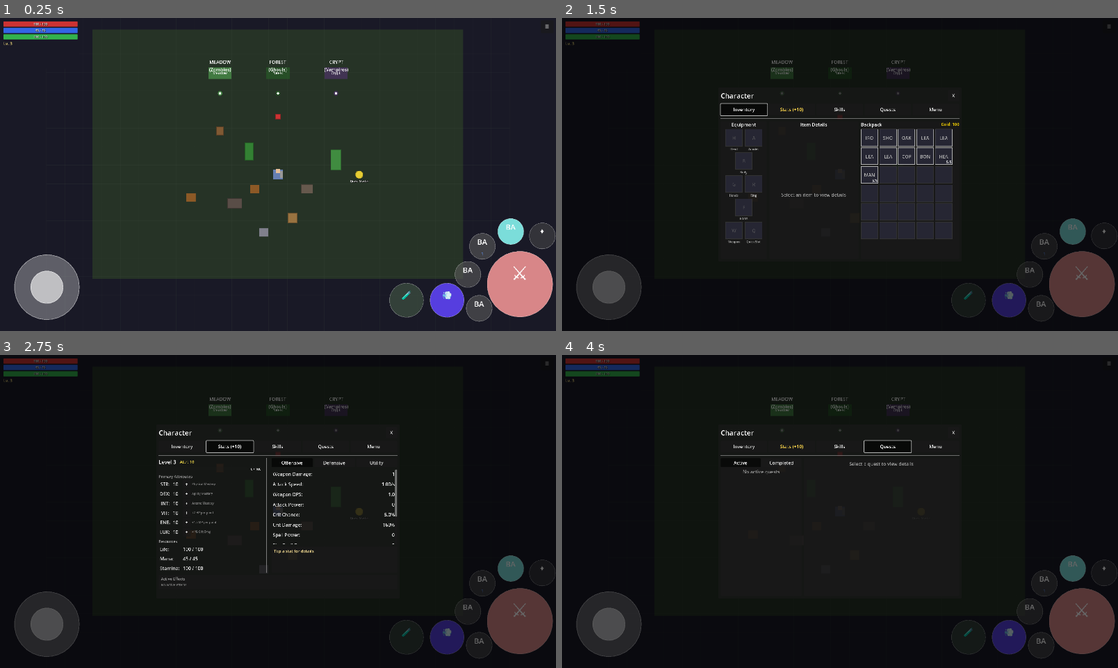
Above: before the commit, frames 1-4 (two rows, left to right).
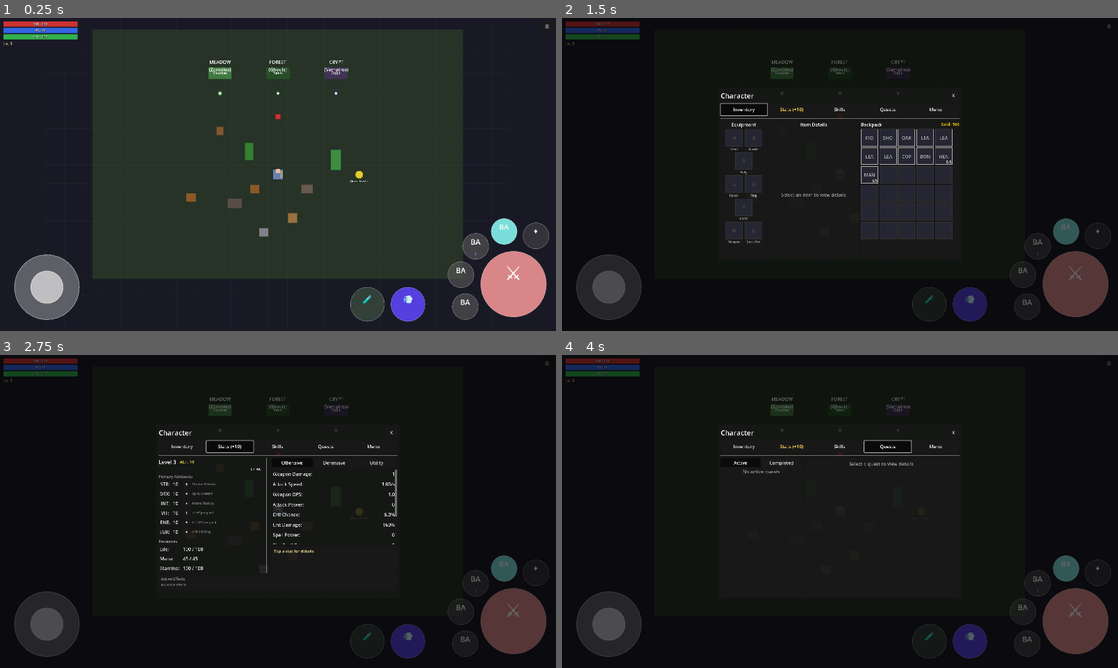
Above: after the commit, the same moments.

Repository: MatousHruska/MobileTestia
Game: Godot game, scene res://scenes/world/test_zone.tscn
The game is run twice, just before and just after one commit, with the same random seed, the same clock (stepped at 60 frames per second) and the same inputs.
Inputs:
- Up to frame 1 (0.25 s): no input
- Up to frame 2 (1.5 s): click "☰" at 0.5 s; click "Inventory" at 1.25 s
- Up to frame 3 (2.75 s): click "Stats (+10)" at 2 s
- Up to frame 4 (4 s): click "Skills" at 2.75 s; click "Quests" at 3.5 s

The runs differ from the first frame. In frame 1, 3.6% of the frame differs, in the area x 63-100%, y 64-98%; in frame 2, 2.1%; in frame 3, 2.1%; in frame 4, 2.1%.

Commit message:
Adjust Combat HUD spacing: more margin, Secondary Controls further left
- Increased right margin from 8px to 24px (scaled)
- Moved Secondary Controls (Dodge, Quick Slot) further left: -260px from attack
- Creates clearer visual separation between Primary and Secondary Controls

Diff:
--- a/scripts/ui/combat/combat_hud.gd
+++ b/scripts/ui/combat/combat_hud.gd
@@ -425,9 +425,9 @@
 	quick_slot_button.set_radius(scaled_quick_slot_radius)
 
 	# Calculate attack button position
-	# X: Fixed pixel offset from right edge (aligned with menu button at 8px margin)
+	# X: Fixed pixel offset from right edge (with comfortable margin)
 	# Y: Percentage-based for vertical positioning
-	var right_margin := 8.0 * scale_factor  # Match menu button margin
+	var right_margin := 24.0 * scale_factor  # Comfortable margin from right edge
 	var attack_pos := Vector2(
 		screen_size.x - right_margin - scaled_attack_radius,
 		screen_size.y - (config.attack_offset_pct.y * screen_size.y)
@@ -460,7 +460,7 @@
 
 	# Position dodge button - relative to attack button, left and below
 	# Base offset from attack center (in base 720p pixels, then scaled)
-	var dodge_offset := Vector2(-180.0, 40.0) * scale_factor  # Left and slightly below attack
+	var dodge_offset := Vector2(-260.0, 50.0) * scale_factor  # Further left, clear of Primary Controls
 	var dodge_pos := attack_pos + dodge_offset
 	# Keep on screen
 	dodge_pos.y = min(dodge_pos.y, screen_size.y - scaled_dodge_radius - min_gap)
